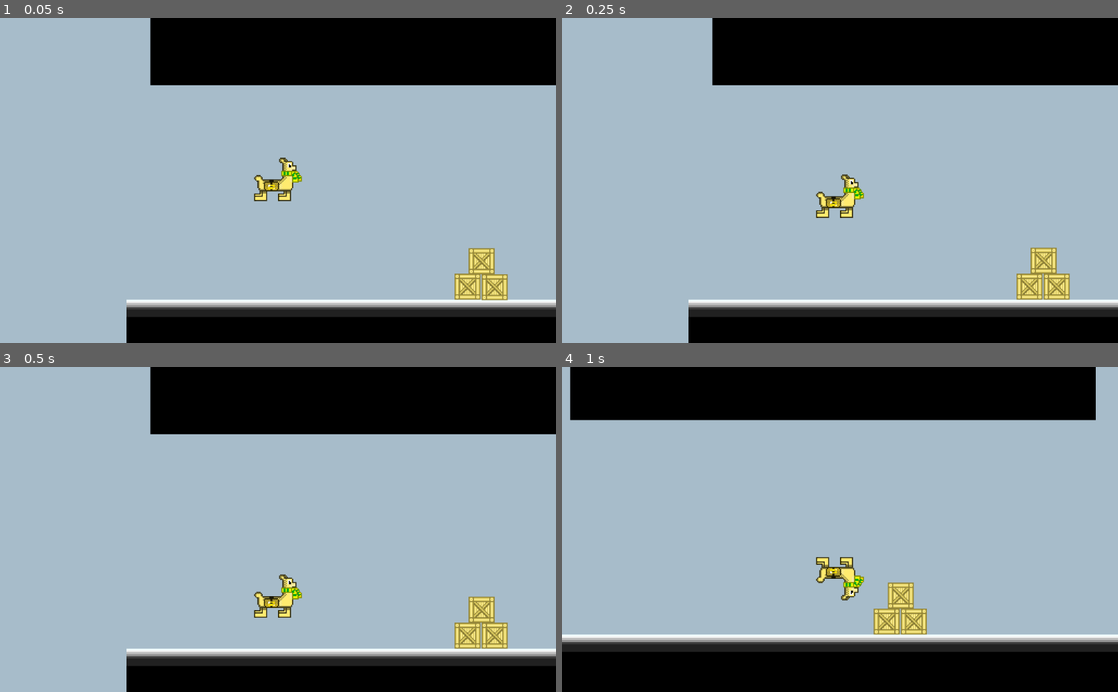
Above: before the commit, frames 1-4 (two rows, left to right).
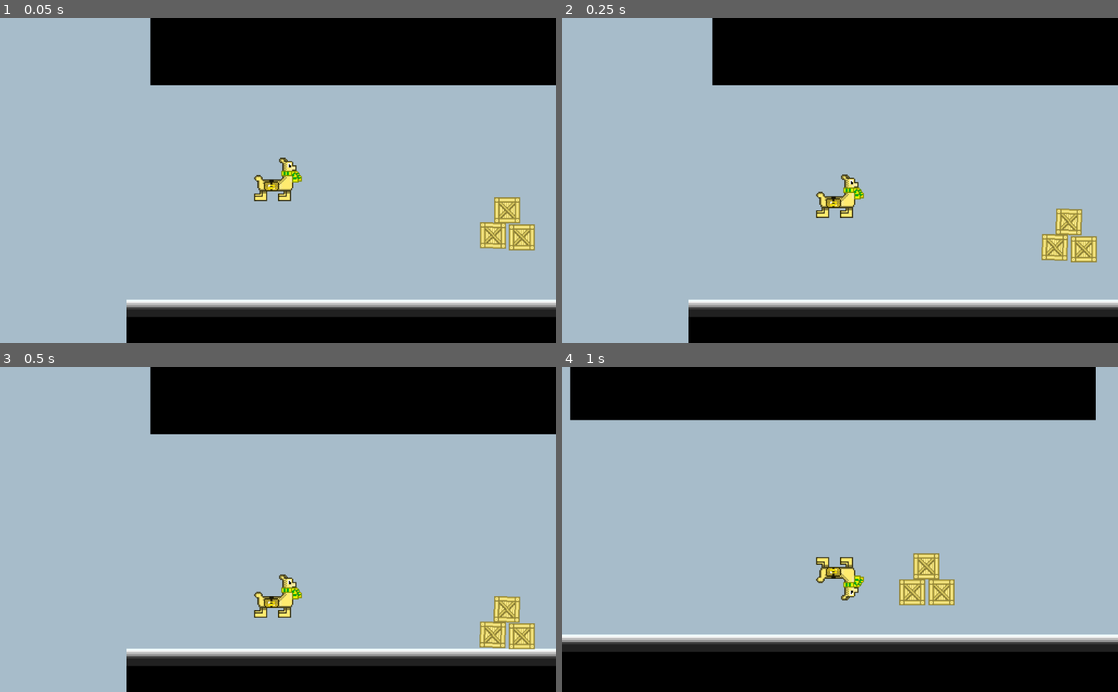
Above: after the commit, the same moments.

Repository: LeoDog896/Llama-Zips
Game: Godot game, scene res://Templates/LevelTemplate.tscn
Two runs of this game, one before a commit and one after it. Both use one fixed random seed, a clock stepped at 60 frames per second and the inputs below.
Inputs (mouse positions are in pixels of both pictures, inside the frame that each line leads up to):
- Up to frame 1 (0.05 s): no input
- Up to frame 2 (0.25 s): no input
- Up to frame 3 (0.5 s): no input
- Up to frame 4 (1 s): tap Enter at 0.5 s; move the mouse to (1056, 636) at 0.52 s; hold Right (ui_right) from 0.53 s (still down); tap / (gravity_switch) at 0.6 s; click (1056, 636) at 0.67 s; tap Up (ui_up) at 0.77 s

The runs differ from the first frame. In frame 1, 2.3% of the frame differs, in the area x 81-97%, y 55-87%; in frame 2, 2.2%; in frame 3, 1.8%; in frame 4, 2.1%.

Commit message:
Moved crates

Diff:
--- a/Templates/LevelTemplate.tscn
+++ b/Templates/LevelTemplate.tscn
@@ -36,11 +36,6 @@
 0/occluder = SubResource( 2 )
 0/navigation_offset = Vector2( 0, 0 )
 0/navigation = SubResource( 1 )
-0/shape_offset = Vector2( 0, 0 )
-0/shape_transform = Transform2D( 1, 0, 0, 1, 0, 0 )
-0/shape = SubResource( 3 )
-0/shape_one_way = false
-0/shape_one_way_margin = 1.0
 0/shapes = [ {
 "autotile_coord": Vector2( 0, 0 ),
 "one_way": false,
@@ -59,11 +54,6 @@
 1/occluder = SubResource( 5 )
 1/navigation_offset = Vector2( 0, 0 )
 1/navigation = SubResource( 4 )
-1/shape_offset = Vector2( 0, 0 )
-1/shape_transform = Transform2D( 1, 0, 0, 1, 0, 0 )
-1/shape = SubResource( 6 )
-1/shape_one_way = false
-1/shape_one_way_margin = 1.0
 1/shapes = [ {
 "autotile_coord": Vector2( 0, 0 ),
 "one_way": false,
@@ -84,15 +74,15 @@
 tile_data = PoolIntArray( -458751, 1, 0, -458750, 1, 0, -458749, 1, 0, -458748, 1, 0, -458747, 1, 0, -458746, 1, 0, -45 …(2577 unchanged characters)…
 
 [node name="Crate" parent="." instance=ExtResource( 4 )]
-position = Vector2( 878.372, 189.168 )
+position = Vector2( 928.792, 95.8903 )
 gravity_scale = 8.0
 
 [node name="Crate2" parent="." instance=ExtResource( 4 )]
-position = Vector2( 827.915, 188.287 )
+position = Vector2( 875.184, 92.4883 )
 gravity_scale = 8.0
 
 [node name="Crate3" parent="." instance=ExtResource( 4 )]
-position = Vector2( 853.915, 142.287 )
+position = Vector2( 901.184, 46.4883 )
 gravity_scale = 8.0
 
 [node name="Player" parent="." instance=ExtResource( 1 )]
